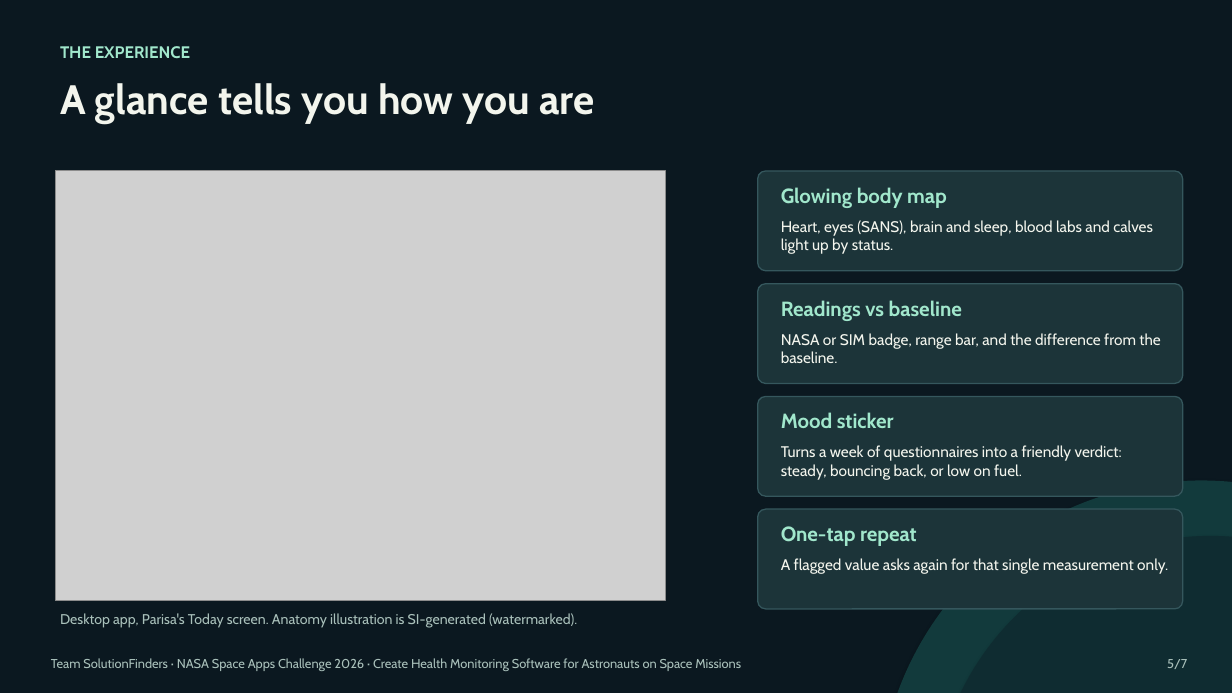
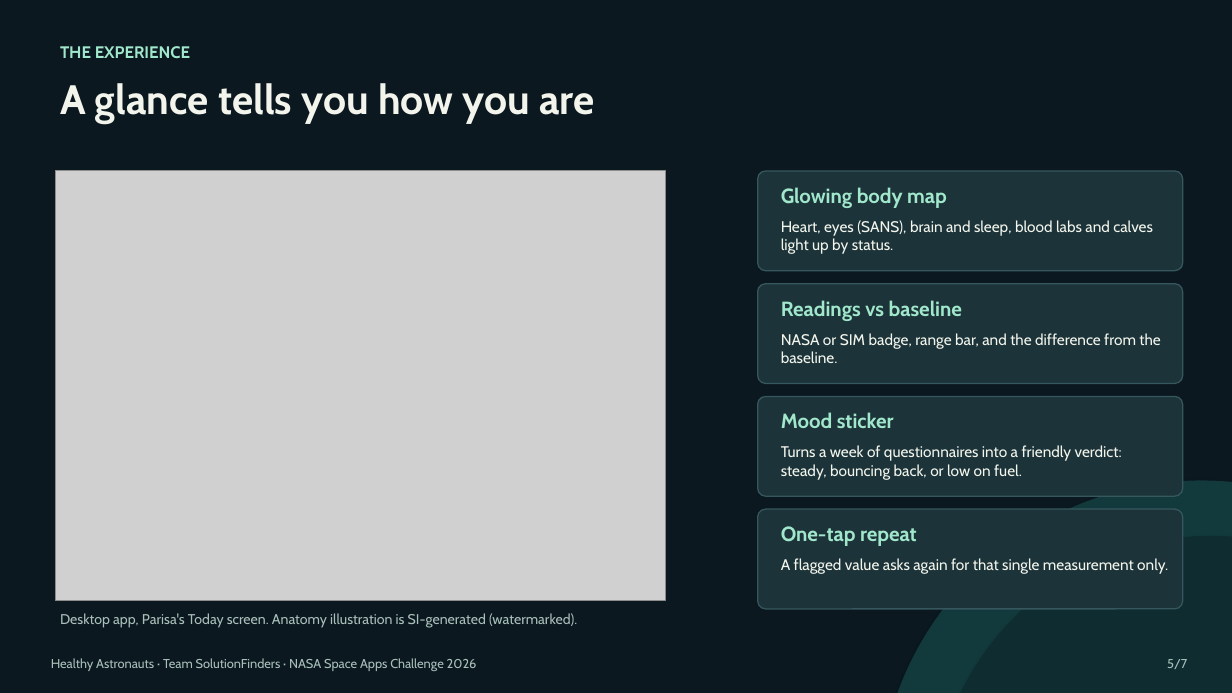
Before and after one commit to MohammadPourshahabadi/NasaHackaton, a slide deck: slide 5 of presentation/Aboard-Demo.pptx. Drawn at 1232x693 pixels with LibreOffice and Linux fonts; fonts in the diff are those of the drawing; grey boxes stand for pictures. Boxes give left, top, right and bottom in pixels: in the first picture for what was removed or moved away, otherwise in the second. Text is boxed around its words. In the diff, an @@ line names an element or a change of style, - is before the commit and + after.

```diff
--- a/presentation/Aboard-Demo.pptx
+++ b/presentation/Aboard-Demo.pptx
@@ text at (51,658,477,671): text changed @@
-Team SolutionFinders · NASA Space Apps Challenge 2026 · Create Health Monitoring Software for Astronauts on Space Missions
+Healthy Astronauts · Team SolutionFinders · NASA Space Apps Challenge 2026
```
Also in this commit, not shown: 6 other slides changed, 8 other files.
